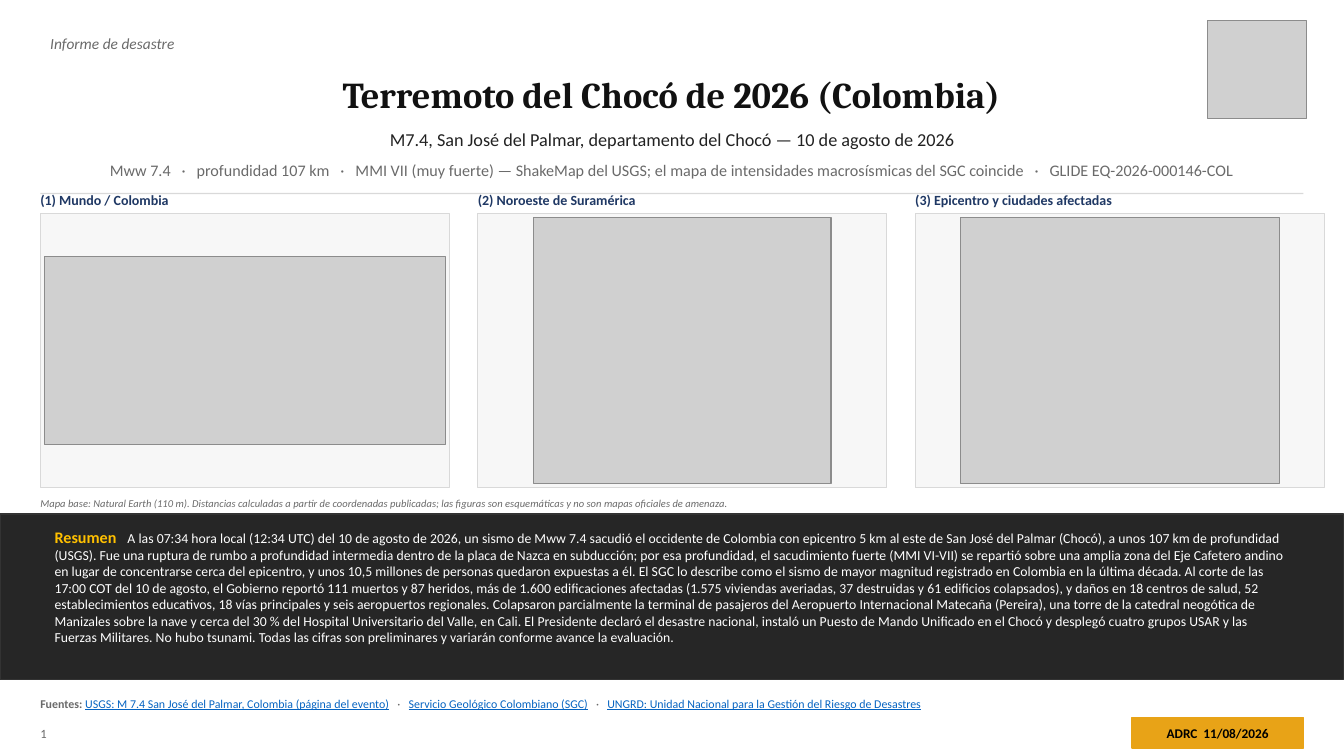
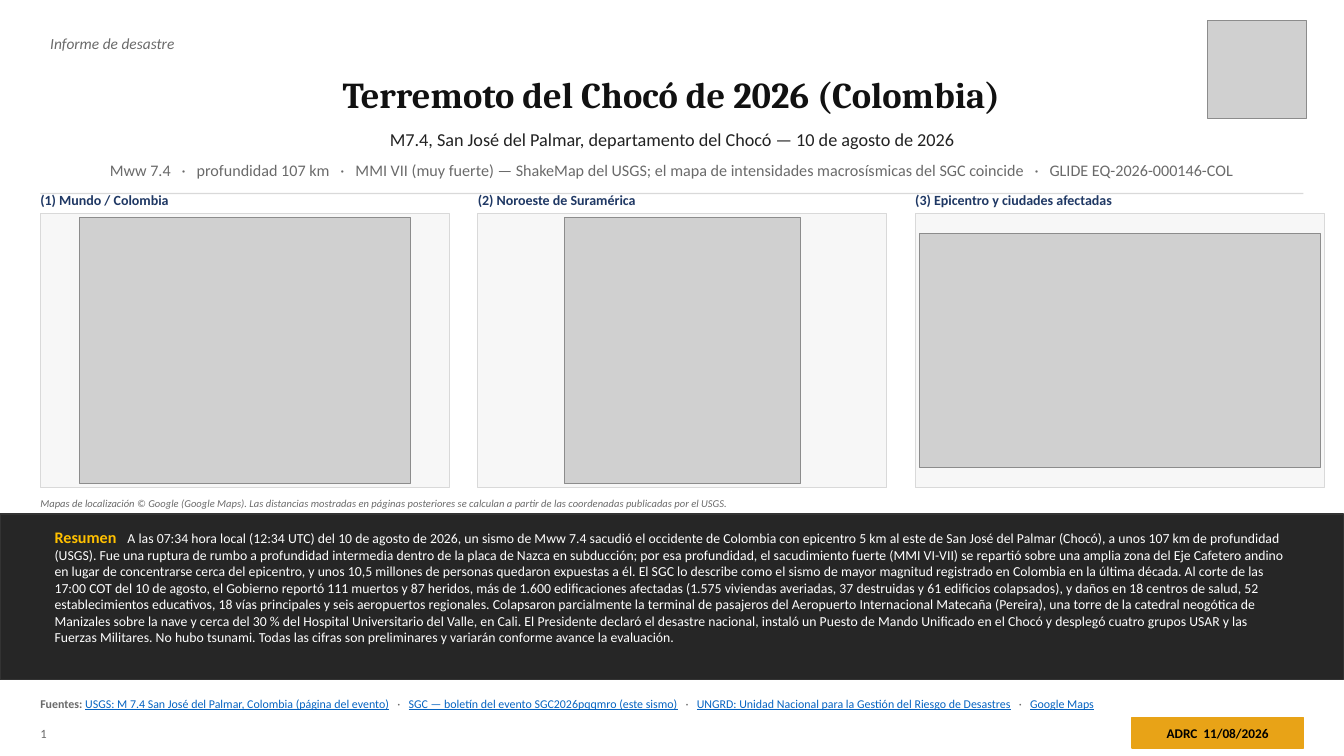
Before and after one commit to kochobi-max/whatsmap, a slide deck: slide 1 of reports/colombia_eq_20260810/output/ADRC_EQ_COL_Choco_20260810_ES.pptx. Drawn at 1344x756 pixels with LibreOffice and Linux fonts; fonts in the diff are those of the drawing; grey boxes stand for pictures. Boxes give left, top, right and bottom in pixels: in the first picture for what was removed or moved away, otherwise in the second. Text is boxed around its words. In the diff, an @@ line names an element or a change of style, - is before the commit and + after.

```diff
--- a/reports/colombia_eq_20260810/output/ADRC_EQ_COL_Choco_20260810_ES.pptx
+++ b/reports/colombia_eq_20260810/output/ADRC_EQ_COL_Choco_20260810_ES.pptx
@@ picture: place and size @@
-picture at [44,257,446,446]
+picture at [80,218,410,484]
@@ picture: place and size @@
-picture at [534,218,832,484]
+picture at [565,218,801,484]
@@ picture: place and size @@
-picture at [961,218,1279,484]
+picture at [920,234,1321,468]
@@ text at [40,499,727,509]: text changed @@
-Mapa base: Natural Earth (110 m). Distancias calculadas a partir de coordenadas publicadas; las figuras son esquemáticas y no son mapas oficiales de amenaza.
+Mapas de localización © Google (Google Maps). Las distancias mostradas en páginas posteriores se calculan a partir de las coordenadas publicadas por el USGS.
@@ text at [40,699,1094,710]: text changed @@
-Fuentes: USGS: M 7.4 San José del Palmar, Colombia (página del evento) · Servicio Geológico Colombiano (SGC) · UNGRD: Unidad Nacional para la Gestión del Riesgo de Desastres
+Fuentes: USGS: M 7.4 San José del Palmar, Colombia (página del evento) · SGC — boletín del evento SGC2026pqqmro (este sismo) · UNGRD: Unidad Nacional para la Gestión del Riesgo de Desastres · Google Maps
```
Also in this commit, not shown: 17 other files.
